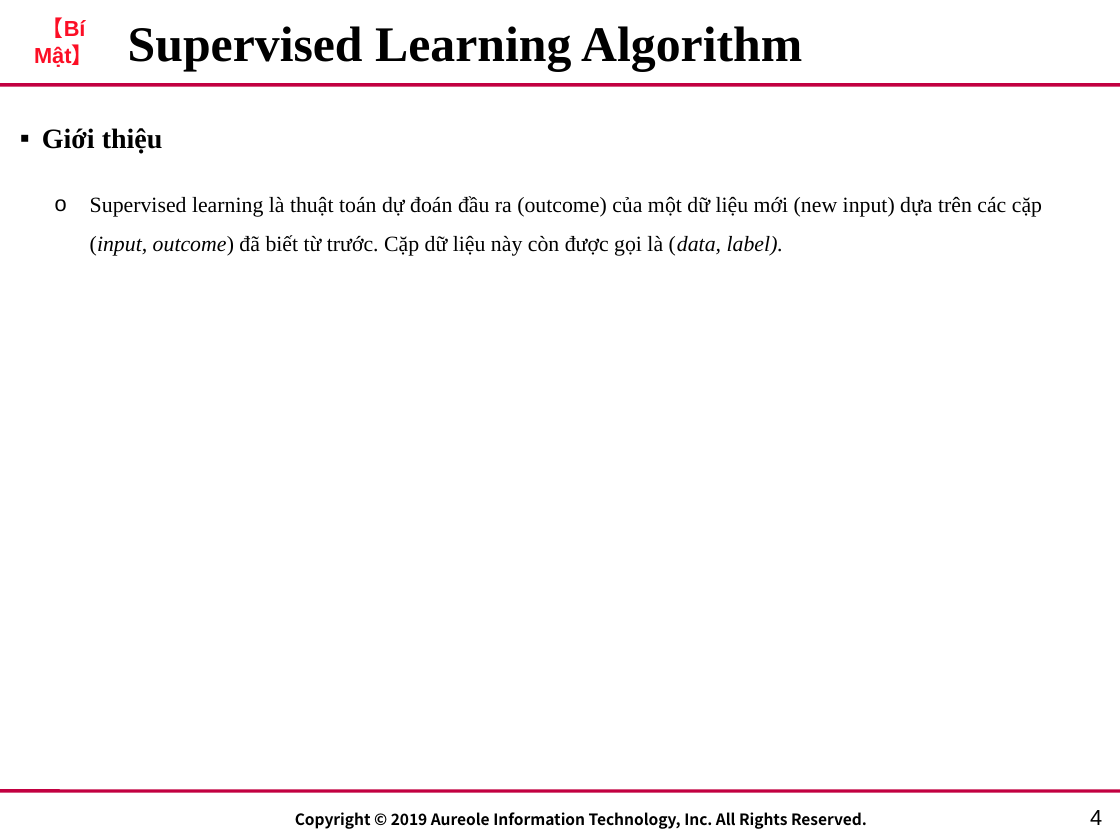
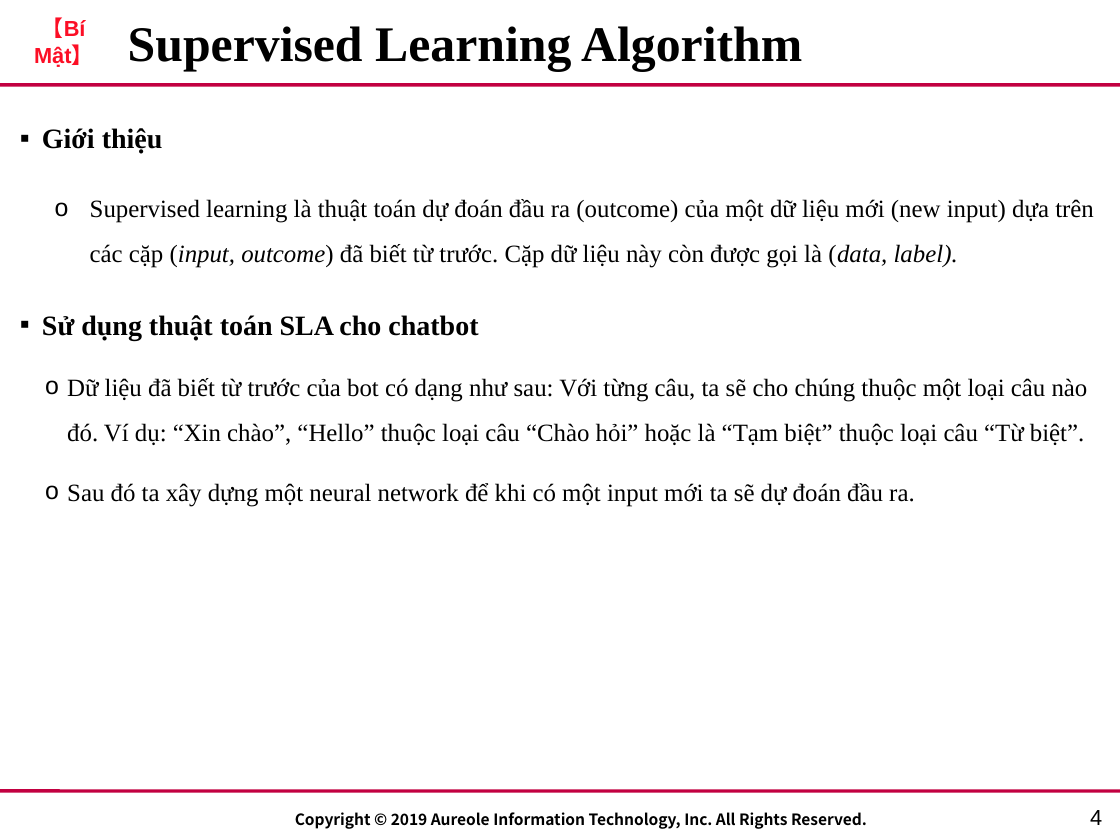
Before and after one commit to lucas2298/chatApp, a slide deck: slide 5 of AIT_Template - real.pptx. Drawn at 1120x840 pixels with LibreOffice and Linux fonts; fonts in the diff are those of the drawing; background and template pictures are left out. Boxes give left, top, right and bottom in pixels: in the first picture for what was removed or moved away, otherwise in the second. Text is boxed around its words. In the diff, an @@ line names an element or a change of style, - is before the commit and + after.

Commit message:
update

```diff
--- a/AIT_Template - real.pptx
+++ b/AIT_Template - real.pptx
@@ text at (90,199,1094,268): size 14 to 16 pt in "Supervised learning là thuật toán dự đoán ..." @@
@@ text at (42,315,1088,507): paragraphs added @@
+▪ Sử dụng thuật toán SLA cho chatbot
+  o Dữ liệu đã biết từ trước của bot có dạng như sau: Với từng câu, ta sẽ cho chúng thuộc một loại câu nào đó. Ví dụ: “Xin chào”, “Hello” thuộc loại câu “Chào hỏi” hoặc là “Tạm biệt” thuộc loại câu “Từ biệt”.
+  o Sau đó ta xây dựng một neural network để khi có một input mới ta sẽ dự đoán đầu ra.
```
Also in this commit, not shown: 1 other slide changed, 3 slides added, 1 slide removed.
